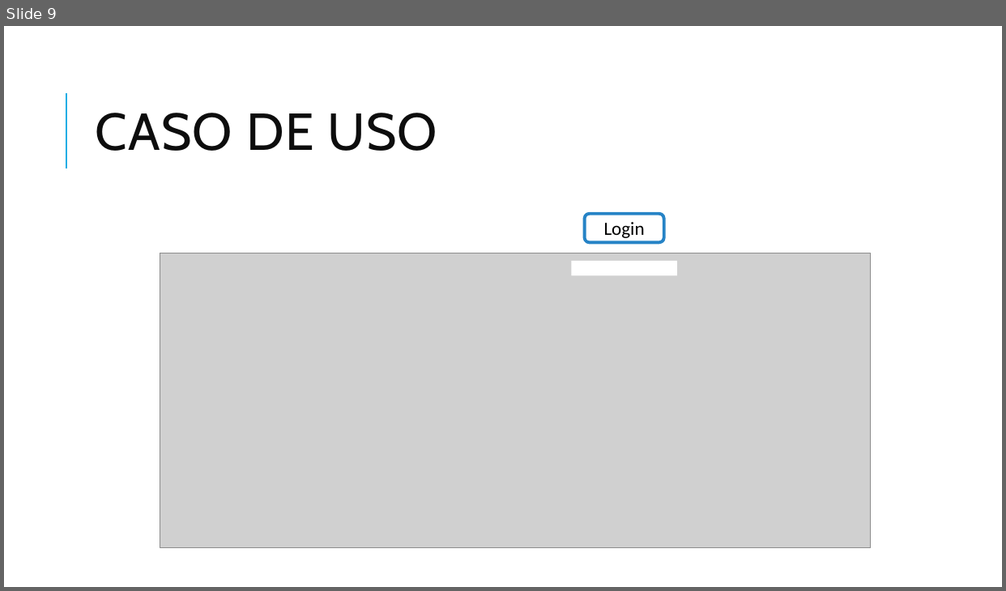
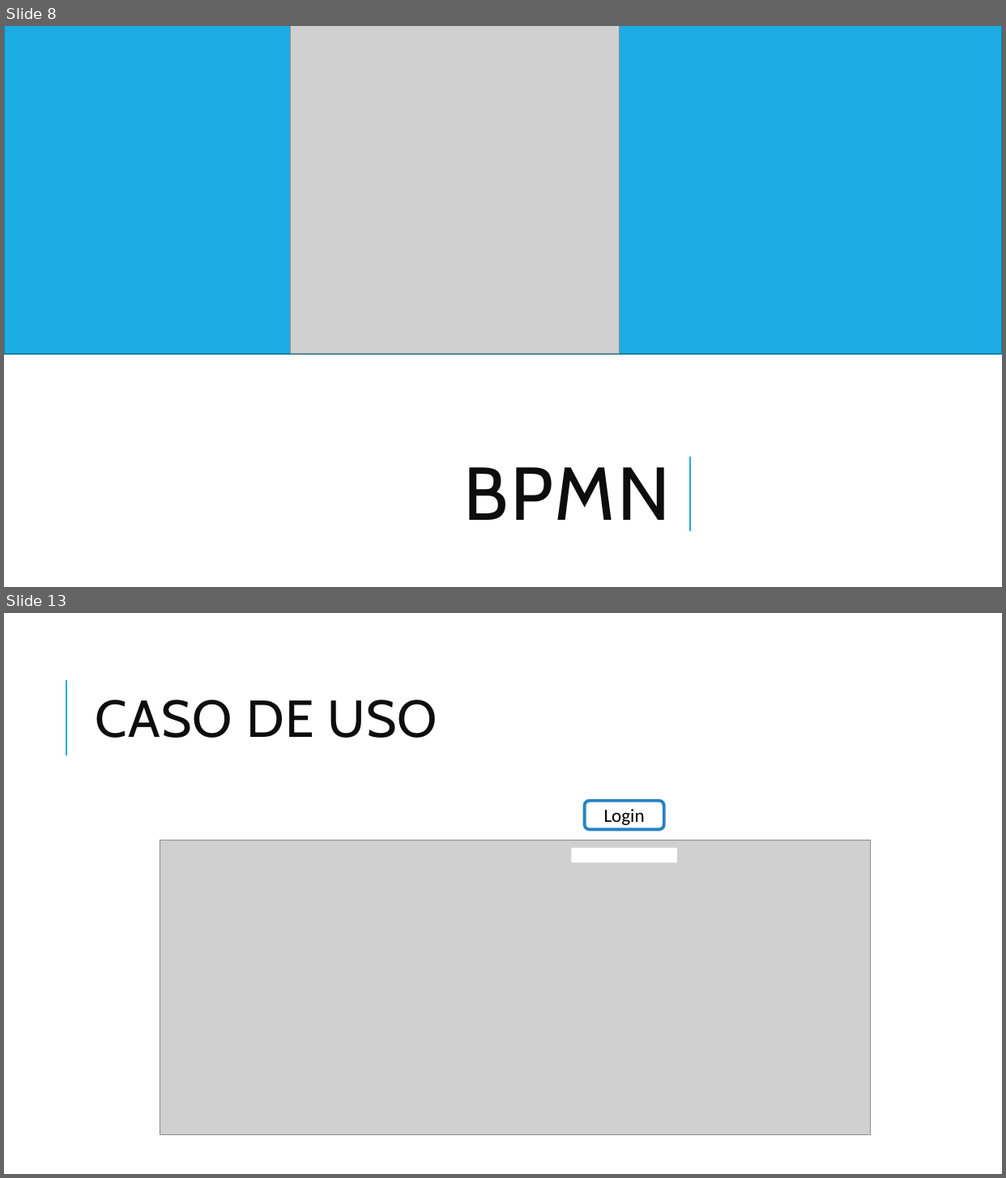
Before and after one commit to viihsales/totem-monitoring, a slide deck: documentacao/powerPoint/totem_MonitoringSprint2.pptx. Shown one above the other, each under a label of ours: slide 9 before the commit, slides 8 and 13 after it; the slides between them are not shown. The pictures are 1006x591 and 1006x1178 pixels, drawn with LibreOffice and Linux fonts; fonts in the diff are those of the drawing; grey boxes stand for pictures. Boxes give left, top, right and bottom in pixels: in the first picture for what was removed or moved away, otherwise in the second. Text is boxed around its words. In the diff, an @@ line names an element or a change of style, - is before the commit and + after.

```diff
--- a/documentacao/powerPoint/totem_MonitoringSprint2.pptx
+++ b/documentacao/powerPoint/totem_MonitoringSprint2.pptx
@@ slide 8 added at <box>4,26,1002,587</box>, background #FFFFFF @@
@@ rectangle added at <box>4,26,1002,355</box>, fill #1CADE4, outline #1580A9 1.25 pt @@
@@ picture added at <box>291,26,620,355</box> @@
@@ line added from (691, 532) to (691, 457), #1CADE4 1.5 pt @@
@@ title added at <box>464,467,670,520</box>, 72 pt, text #0D0D0D @@
+BPMN
@@ what was slide 9 is now slide 13 @@
```
Also in this commit, not shown: 3 other slides added.
